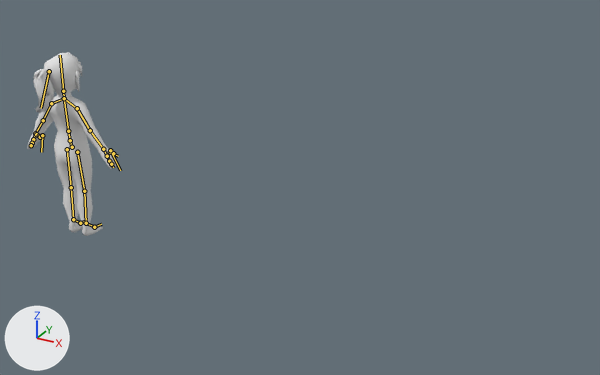
What one commit did to the Blender file Assets/Resources/Models/Shell/ShellCasual.blend.
The view is the same before and after, from a 50 mm lens placed at (79.7, -79.6, 54.5), pointed at (32.5, 6.2, 11.6). The lights are fixed; the arrows at lower left show +X, +Y and +Z. The bones that bend it are drawn over the model as lines.

Names of what the first picture shows: 'Shell'.
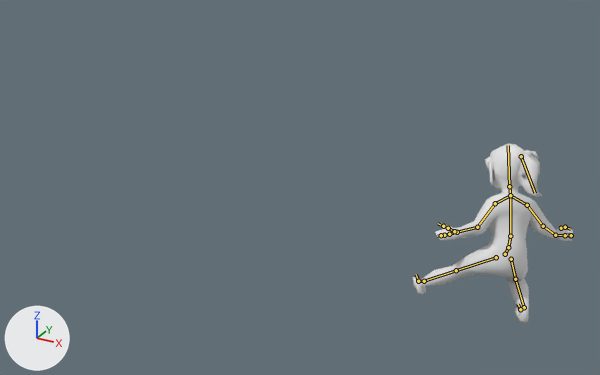
The newer file adds an action. The first version stands in its rest pose; the second is drawn at frame 0 of the action 'Intro2'.

What differs and where, as boxes [x1, y1, x2, y2] in the pictures (600 x 375 px):
'Shell', posed (74% wider)
    before: [27, 52, 119, 236]
    after: [412, 143, 573, 323]
bone 'Pelvis', root to tip
    before: (72, 147) to (70, 140)
    after: (505, 254) to (508, 247)
bone 'Thigh_R', root to tip
    before: (77, 152) to (84, 191)
    after: (511, 259) to (515, 279)
bone 'Spine', root to tip
    before: (70, 140) to (68, 131)
    after: (508, 247) to (510, 236)
bone 'Chest', root to tip
    before: (68, 131) to (64, 98)
    after: (510, 236) to (510, 195)
bone 'Fingers1_R', root to tip
    before: (107, 156) to (109, 161)
    after: (565, 235) to (570, 235)
bone 'Fingers2_R', root to tip
    before: (109, 161) to (111, 164)
    after: (570, 235) to (571, 235)
bone 'Fingers3_R', root to tip
    before: (111, 164) to (113, 167)
    after: (571, 235) to (567, 234)
bone 'Thumb2_R', root to tip
    before: (110, 152) to (113, 153)
    after: (561, 228) to (565, 227)
bone 'Thumb3_R', root to tip
    before: (113, 153) to (118, 156)
    after: (565, 227) to (570, 229)

The change in detail:
Bone 'Pelvis' (bone_pelvis) moves from (0.0, 0.0, 0.0) to (59.41, -5.14, -6.27).
Bone 'Pelvis' (bone_pelvis) turns from (0, 0, 0) to (-8, 35, -24) degrees about its own x, y and z.
Bone 'Thigh_R' (bone_thigh_r) turns from (0, 0, 0) to (24, -9, -3) degrees about its own x, y and z.
Bone 'Spine' (bone_spine) turns from (0, 0, 0) to (-20, 10, -1) degrees about its own x, y and z.
Bone 'Chest' (bone_chest) turns from (0, 0, 0) to (-15, 0, 0) degrees about its own x, y and z.
Bone 'Fingers1_R' (bone_fingers1_r) turns from (0, 0, 0) to (-37, 11, -1) degrees about its own x, y and z.
Bone 'Fingers2_R' (bone_fingers2_r) turns from (0, 0, 0) to (-63, -15, 0) degrees about its own x, y and z.
Bone 'Fingers3_R' (bone_fingers3_r) turns from (0, 0, 0) to (-57, 9, -8) degrees about its own x, y and z.
Bone 'Thumb1_R' (bone_thumb1_r) turns from (0, 0, 0) to (-30, 8, 7) degrees about its own x, y and z.
Bone 'Thumb2_R' (bone_thumb2_r) turns from (0, 0, 0) to (-32, 1, -2) degrees about its own x, y and z.
Bone 'Thumb3_R' (bone_thumb3_r) turns from (0, 0, 0) to (-23, -5, -16) degrees about its own x, y and z.
Bone 'IKHand_L' (bone_ikhand_l) moves from (0.0, 0.0, 0.0) to (50.24, -25.06, -22.24).
Bone 'IKHand_L' (bone_ikhand_l) turns from (0, 0, 0) to (-32, -34, 90) degrees about its own x, y and z.
Bone 'IKFoot_L' (bone_ikfoot_l) moves from (0.0, 0.0, 0.0) to (50.7, 3.4, -1.16).
Bone 'IKFoot_L' (bone_ikfoot_l) turns from (0, 0, 0) to (6, -11, 33) degrees about its own x, y and z.
Bone 'IKFoot_R' (bone_ikfoot_r) moves from (0.0, 0.0, 0.0) to (59.49, 9.47, 11.99).
Bone 'IKFoot_R' (bone_ikfoot_r) turns from (0, 0, 0) to (-6, -18, 24) degrees about its own x, y and z.
Bone 'IKHand_R' (bone_ikhand_r) moves from (0.0, 0.0, 0.0) to (33.59, 31.88, 37.07).
Bone 'IKHand_R' (bone_ikhand_r) turns from (0, 0, 0) to (84, 55, 21) degrees about its own x, y and z.
